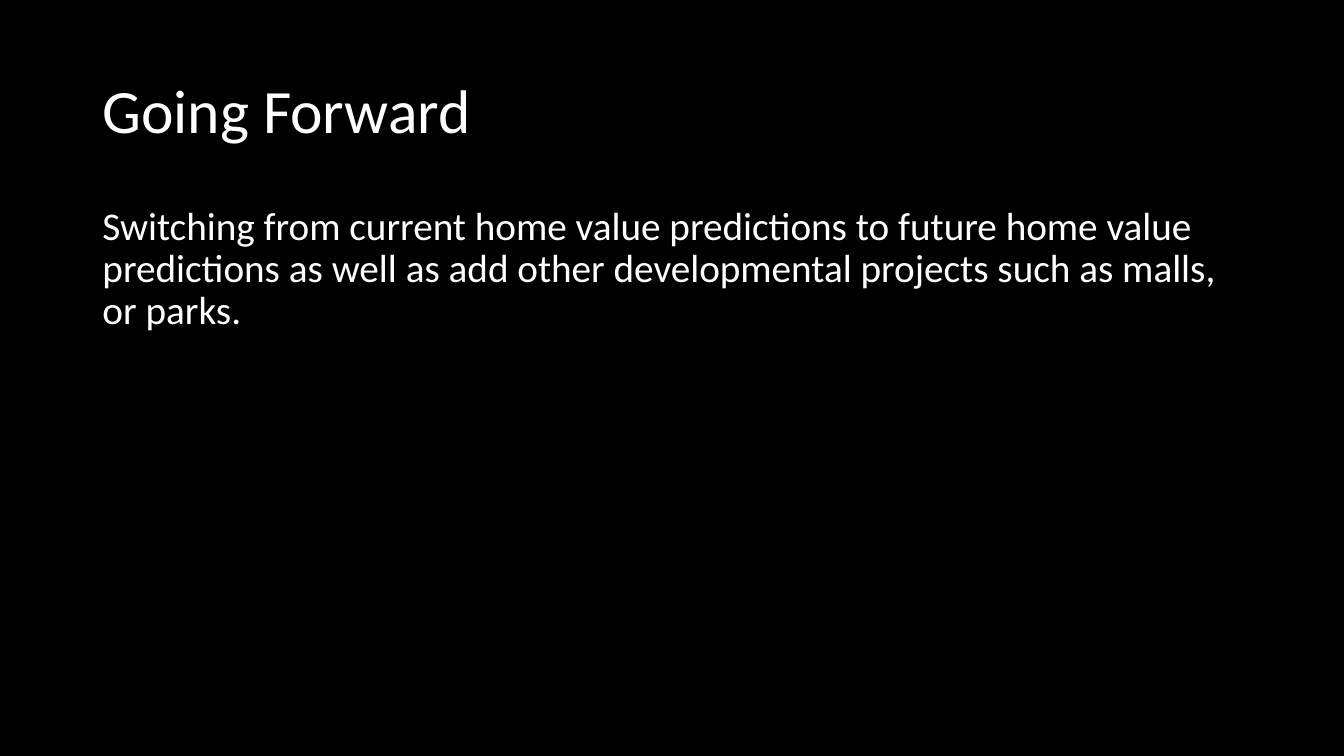
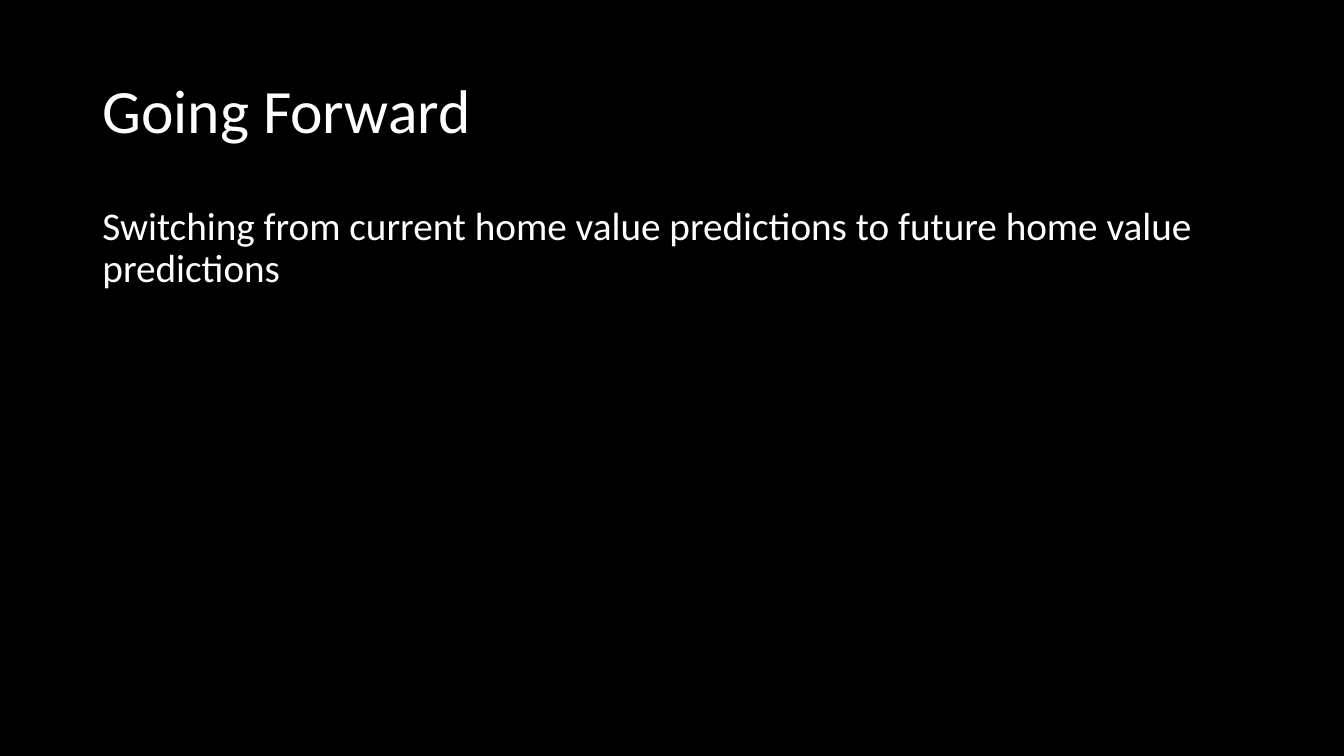
Before and after one commit to milsteam4144/GLAPS, a slide deck: slide 9 of Presentation/GLAPS Presentation.pptx (slide 11 before the commit). Drawn at 1344x756 pixels with LibreOffice and Linux fonts; fonts in the diff are those of the drawing. Boxes give left, top, right and bottom in pixels: in the first picture for what was removed or moved away, otherwise in the second. Text is boxed around its words. In the diff, an @@ line names an element or a change of style, - is before the commit and + after.

```diff
--- a/Presentation/GLAPS Presentation.pptx
+++ b/Presentation/GLAPS Presentation.pptx
@@ text at [102,212,1192,289]: text changed @@
-Switching from current home value predictions to future home value predictions as well as add other developmental projects such as malls, or parks.
+Switching from current home value predictions to future home value predictions
```
Also in this commit, not shown: 4 other slides changed, 1 slide added, 4 slides removed.
